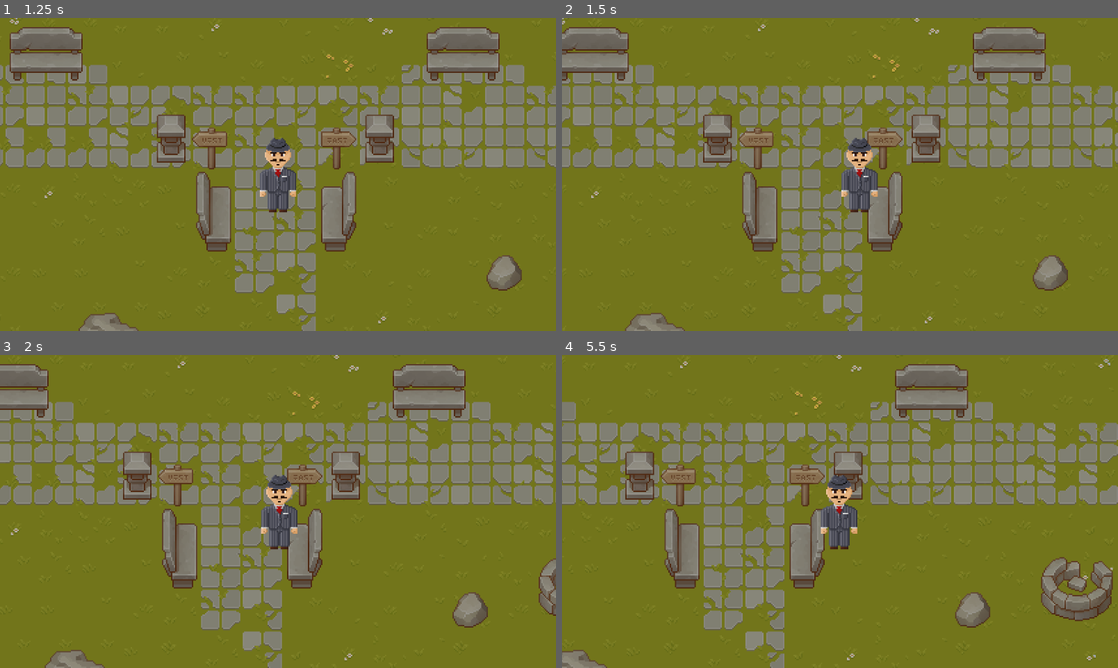
Above: before the commit, frames 1-4 (two rows, left to right).
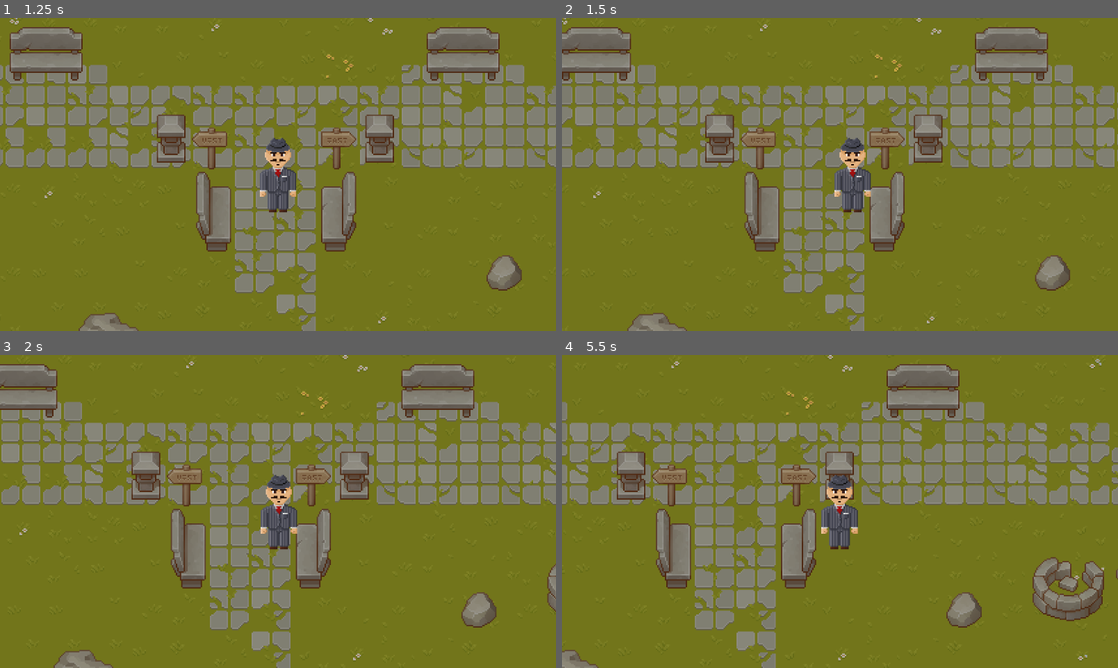
Above: after the commit, the same moments.

Repository: Goldstar32/TMMGame
Game: Godot game, scene res://Scenes/Menus/main_menu.tscn
Two runs of this game, one before a commit and one after it. Both use one fixed random seed, a clock stepped at 60 frames per second and the inputs below.
Inputs:
- Up to frame 1 (1.25 s): click "Start Game" at 0.5 s
- Up to frame 2 (1.5 s): hold D (right) from 1.28 s (still down)
- Up to frame 3 (2 s): keep holding D (right)
- Up to frame 4 (5.5 s): release D (right) at 2.03 s; hold S (down) 2.03-2.78 s; hold D (right) 2.78-3.53 s; hold W (up) 3.53-4.28 s; hold A (left) from 4.28 s (still down)

Frame 1 is identical in both runs. In frame 2, 11% of the frame differs, in the area x 0-100%, y 0-100%; in frame 3, 20%; in frame 4, 21%.

Commit message:
Lite större hitbox

Diff:
--- a/Scenes/Testing/player.tscn
+++ b/Scenes/Testing/player.tscn
@@ -5,7 +5,7 @@
 
 [sub_resource type="CapsuleShape2D" id="CapsuleShape2D_b7tim"]
 radius = 4.0
-height = 14.0
+height = 28.0
 
 [node name="Player" type="CharacterBody2D"]
 y_sort_enabled = true
